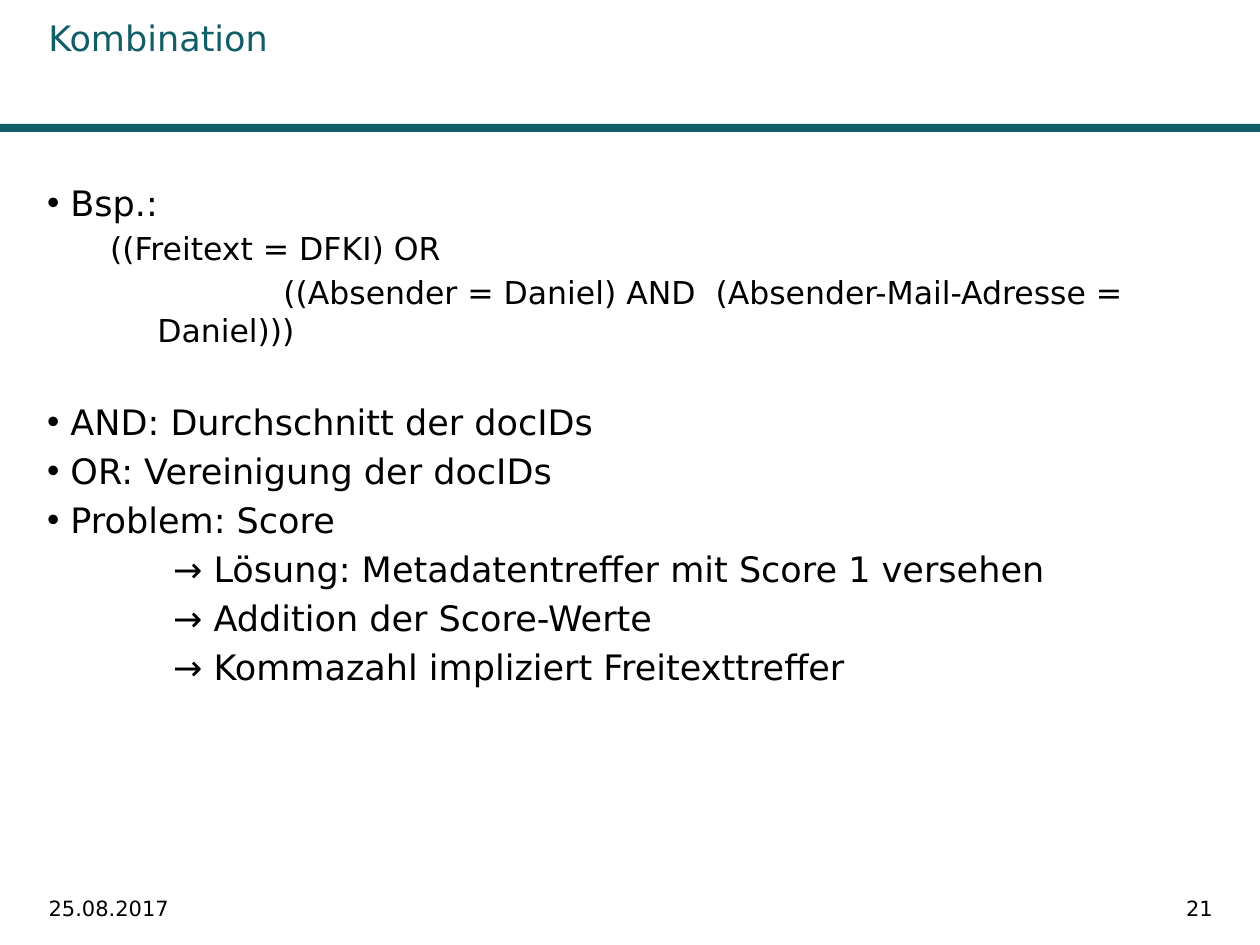
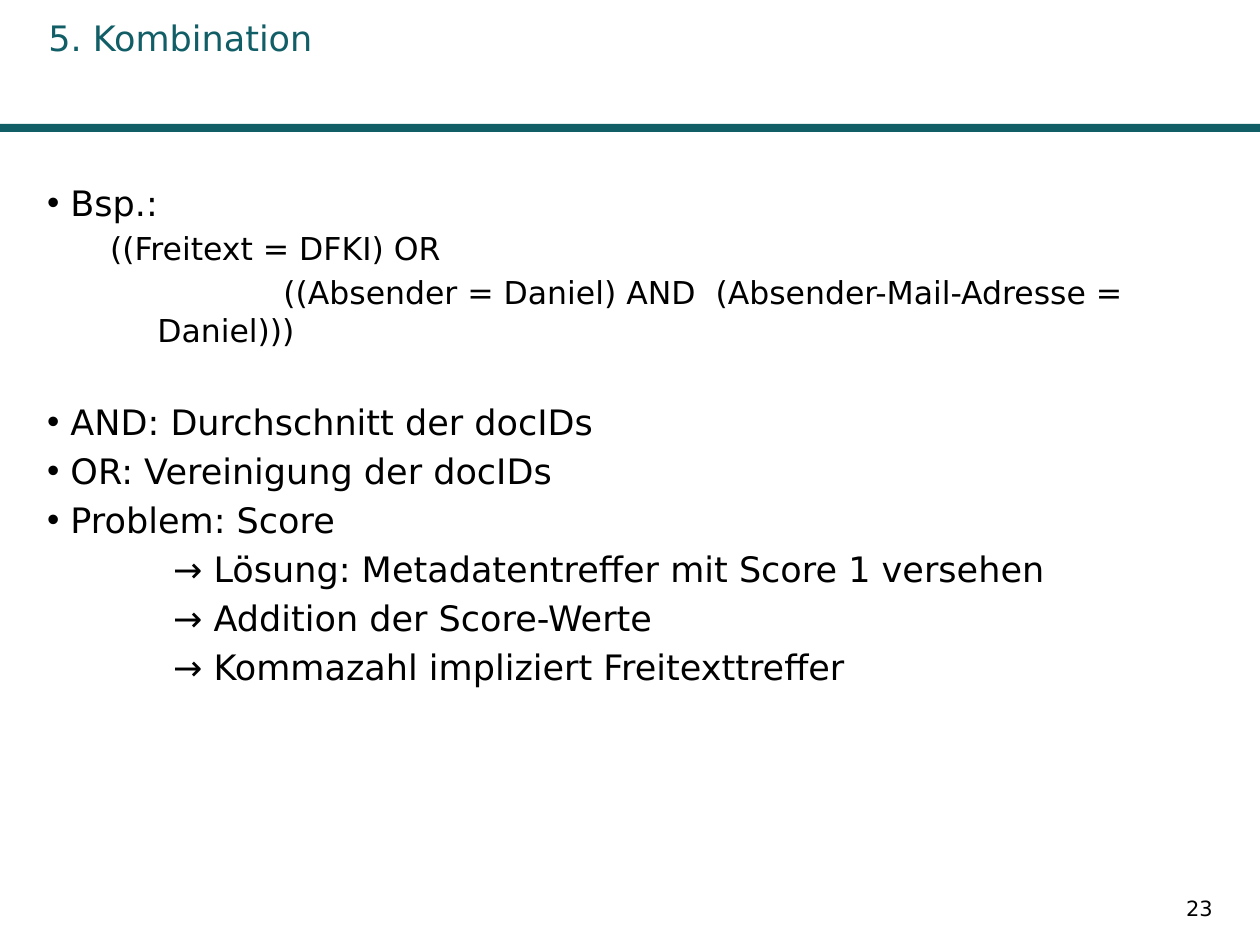
Before and after one commit to AnnikaK/SuchTool, a slide deck: slide 23 of Praesentation/Praesi.pptx (slide 21 before the commit). Drawn at 1260x945 pixels with LibreOffice and Linux fonts; fonts in the diff are those of the drawing; background and template pictures are left out. Boxes give left, top, right and bottom in pixels: in the first picture for what was removed or moved away, otherwise in the second. Text is boxed around its words. In the diff, an @@ line names an element or a change of style, - is before the commit and + after.

```diff
--- a/Praesentation/Praesi.pptx
+++ b/Praesentation/Praesi.pptx
@@ title at (48,24,313,52): text changed @@
-Kombination
+5. Kombination
@@ text removed at (49,900,169,917) @@
-25.08.2017
@@ page number at (1186,900,1213,917): text changed @@
-21
+23
```
Also in this commit, not shown: 46 other slides changed, 2 slides added, 6 other files.
